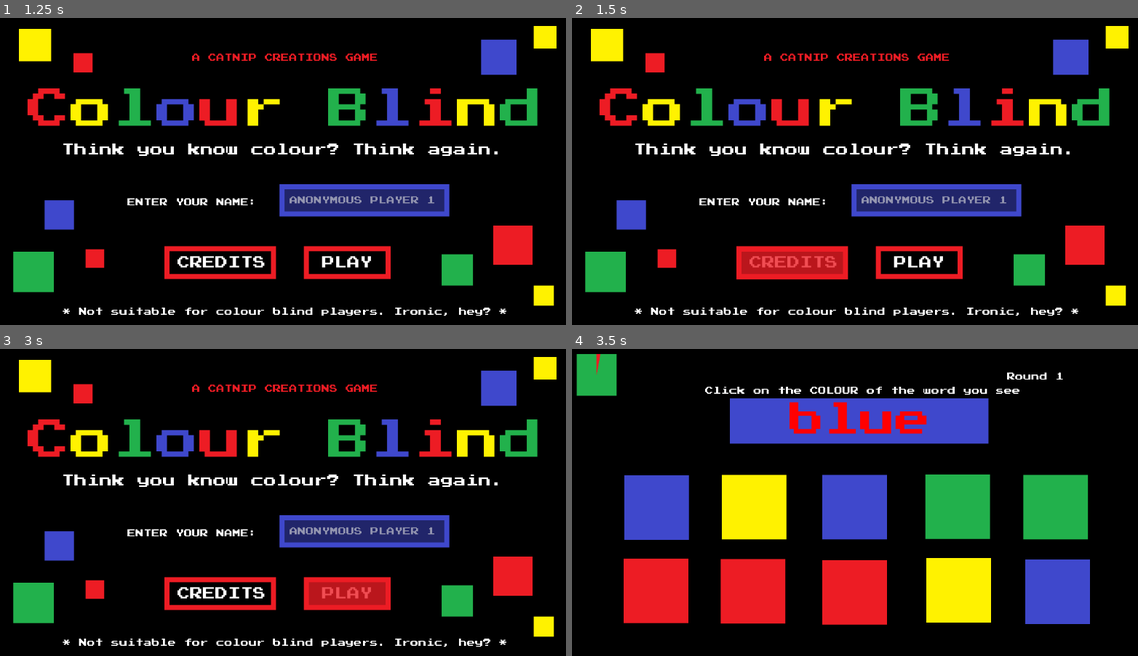
Above: before the commit, frames 1-4 (two rows, left to right).
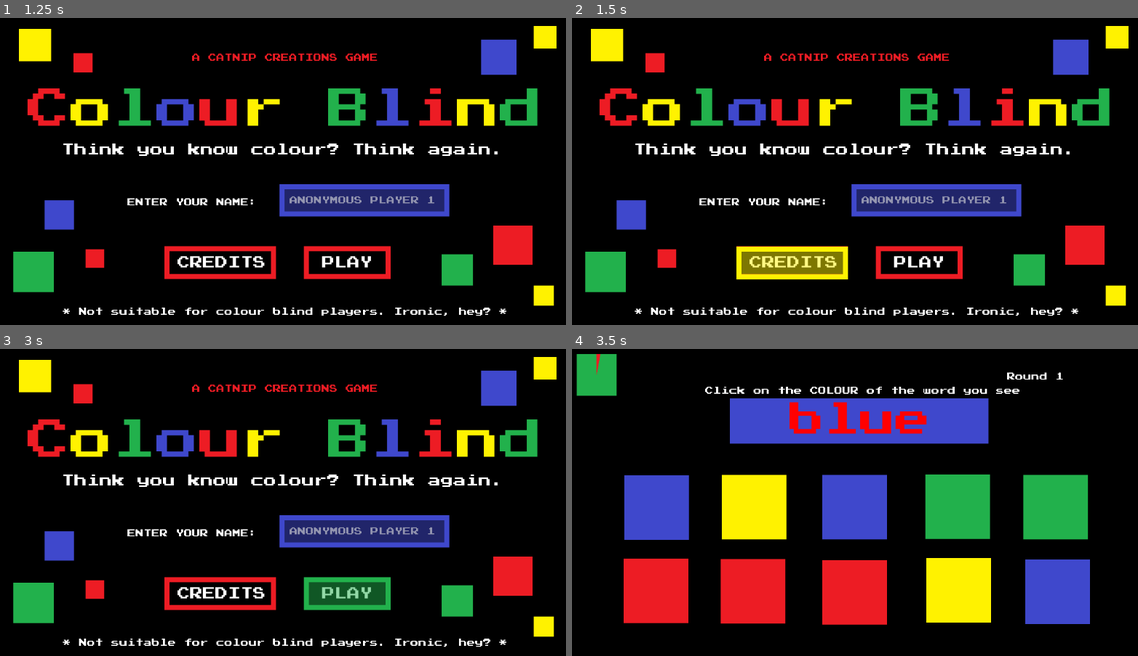
Above: after the commit, the same moments.

Repository: kwrightsk/game-jam-january-2026
Game: Godot game, scene res://Scenes/title_screen.tscn
The game is run twice, just before and just after one commit, with the same random seed, the same clock (stepped at 60 frames per second) and the same inputs.
Inputs (mouse positions are in pixels of both pictures, inside the frame that each line leads up to):
- Up to frame 1 (1.25 s): click (362, 199) at 0.52 s; type "Alex" at 0.6 s
- Up to frame 2 (1.5 s): click "CREDITS" at 1.25 s
- Up to frame 3 (3 s): click "BACK" at 2 s; click "PLAY" at 2.75 s
- Up to frame 4 (3.5 s): no input

Frame 1 is identical in both runs. In frame 2, 2.2% of the frame differs, in the area x 29-49%, y 74-86%; in frame 3, 1.7%; in frame 4, nothing differs.

Commit message:
changing the color of the buttons on the title page

Diff:
--- a/Scenes/credits.tscn
+++ b/Scenes/credits.tscn
@@ -233,6 +233,7 @@
 
 [node name="Panel2" type="Panel" parent="BackButton"]
 visible = false
+layout_mode = 0
 offset_top = -3.0
 offset_right = 172.0
 offset_bottom = 62.0
--- a/Scenes/title_screen.tscn
+++ b/Scenes/title_screen.tscn
@@ -42,12 +42,12 @@
 border_color = Color(0.929412, 0.109804, 0.141176, 1)
 
 [sub_resource type="StyleBoxFlat" id="StyleBoxFlat_nnaej"]
-bg_color = Color(0.929412, 0.109804, 0.141176, 0.784314)
-border_width_left = 10
-border_width_top = 10
-border_width_right = 10
-border_width_bottom = 10
-border_color = Color(0.929412, 0.109804, 0.141176, 1)
+bg_color = Color(1, 0.952941, 0.00784314, 0.490196)
+border_width_left = 10
+border_width_top = 10
+border_width_right = 10
+border_width_bottom = 10
+border_color = Color(1, 0.952941, 0.00784314, 1)
 
 [sub_resource type="StyleBoxFlat" id="StyleBoxFlat_l5x8h"]
 bg_color = Color(0.929412, 0.109804, 0.141176, 0)
@@ -58,12 +58,12 @@
 border_color = Color(0.929412, 0.109804, 0.141176, 1)
 
 [sub_resource type="StyleBoxFlat" id="StyleBoxFlat_xxx3x"]
-bg_color = Color(0.929412, 0.109804, 0.141176, 0.784314)
-border_width_left = 10
-border_width_top = 10
-border_width_right = 10
-border_width_bottom = 10
-border_color = Color(0.929412, 0.109804, 0.141176, 1)
+bg_color = Color(0.133333, 0.694118, 0.298039, 0.490196)
+border_width_left = 10
+border_width_top = 10
+border_width_right = 10
+border_width_bottom = 10
+border_color = Color(0.133333, 0.694118, 0.298039, 1)
 
 [node name="TitleScreen" type="Node2D"]
 script = ExtResource("1_vtpvt")
Not shown: 1 places in Scenes/title_screen.tscn that only renumber resources
